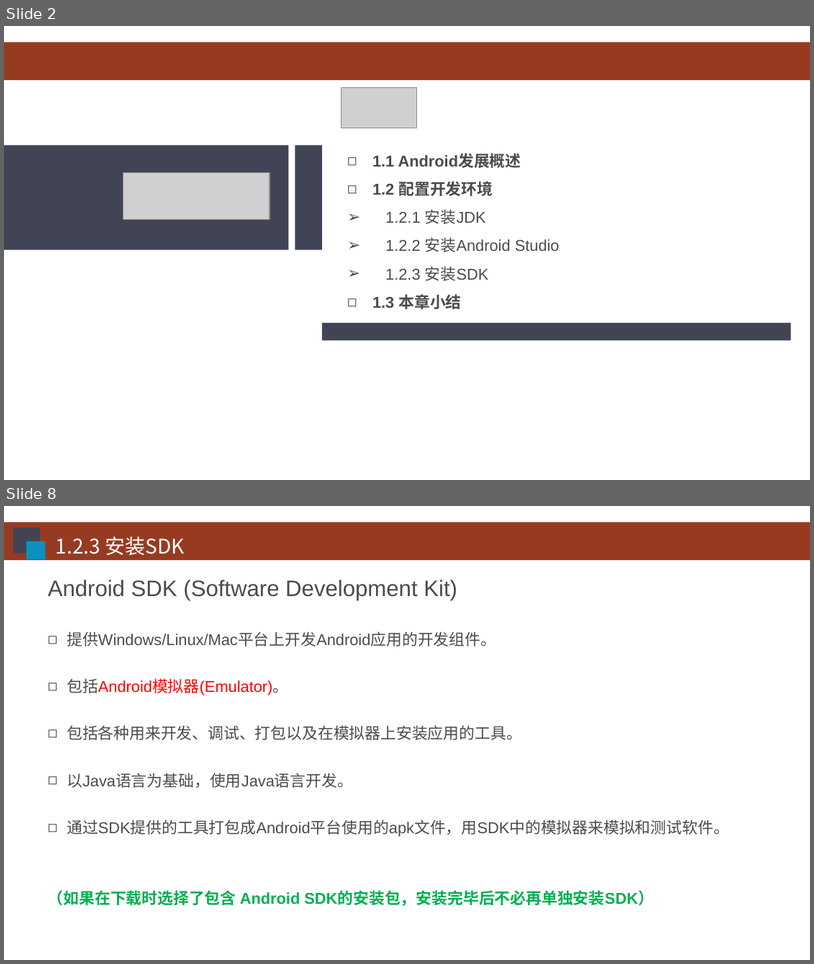
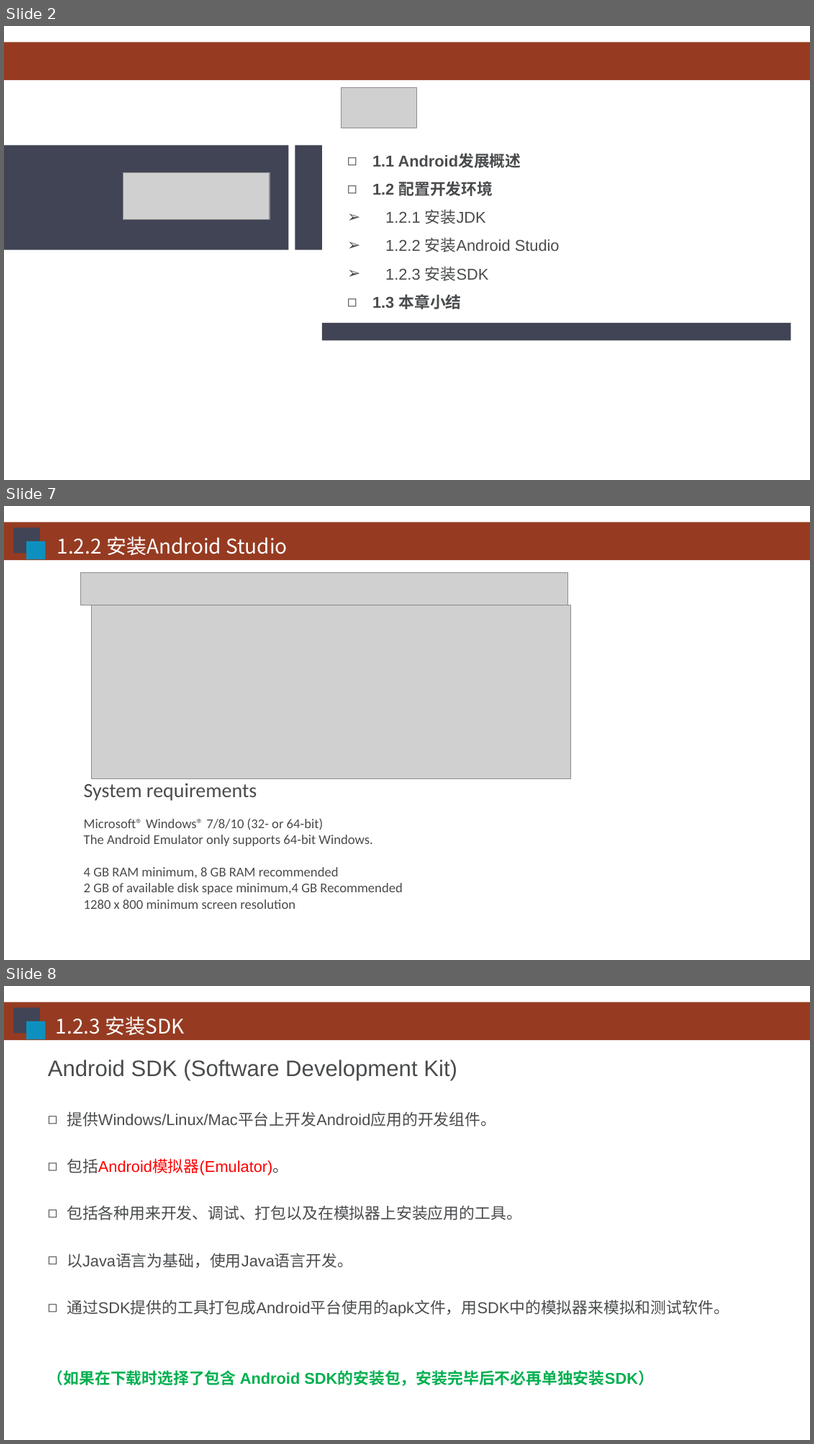
Before and after one commit to HBU/Android-PPT, a slide deck: 01.0 -- 配置环境 -- 第01章.ppt. Shown one above the other, each under a label of ours: slides 2 and 8 before the commit, slides 2, 7 and 8 after it; the slides between them are not shown. The pictures are 814x964 and 814x1444 pixels, drawn with LibreOffice and Linux fonts; fonts in the diff are those of the drawing; grey boxes stand for pictures; background and template pictures are left out. Boxes give left, top, right and bottom in pixels: in the first picture for what was removed or moved away, otherwise in the second. Text is boxed around its words. In the diff, an @@ line names an element or a change of style, - is before the commit and + after.

```diff
--- a/01.0 -- 配置环境 -- 第01章.ppt
+++ b/01.0 -- 配置环境 -- 第01章.ppt
@@ slide 7 added at (x1=4, y1=506, x2=810, y2=960), background #FFFFFF; not listed: 1 template element that a slide beside it also shows @@
@@ rectangle added at (x1=13, y1=528, x2=40, y2=554), fill #414455 @@
@@ rectangle added at (x1=26, y1=541, x2=45, y2=560), fill #0E90BE @@
@@ text added at (x1=57, y1=536, x2=287, y2=555), 18 pt, text #FFFFFF @@
+1.2.2 安装Android Studio
@@ picture added at (x1=80, y1=573, x2=568, y2=605) @@
@@ picture added at (x1=91, y1=605, x2=571, y2=779) @@
@@ text added at (x1=84, y1=783, x2=257, y2=800), 18 pt, text #494B4D @@
+System requirements
@@ text added at (x1=84, y1=818, x2=402, y2=908), 12 pt, text #494B4D @@
+Microsoft® Windows® 7/8/10 (32- or 64-bit)
+The Android Emulator only supports 64-bit Windows.
+4 GB RAM minimum, 8 GB RAM recommended
+2 GB of available disk space minimum,4 GB Recommended
+1280 x 800 minimum screen resolution
```
Also in this commit, not shown: 4 slides changed, 1 other slide added, 3 slides removed, 1 other file.
